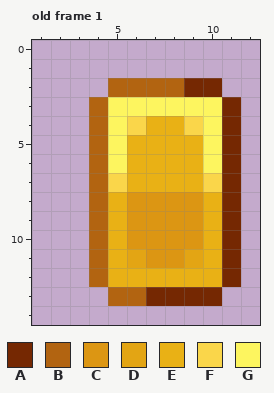
Pixel-art file: asprite/Items.ase. The picture above was drawn from the file before the commit.
16x16 pixels, 1 frame. Shown: old frame 1: x 1..12, y 0..14. The commit also changed other frames, which this record leaves out.
Palette (. is transparent): A #752802  B #b26411  C #dc9613  D #e3a514  E #e9b115  F #fad64a  G #fdf55f
After the commit:
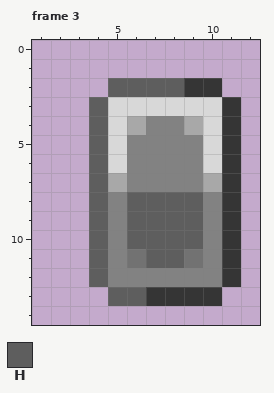
Colours new in this view: H #5e5e5e
A new or re-ordered frame is compared with the old frame closest to it.
Change:
frames 1 -> 4
colour A: #752802 -> #353535
colour D: #e3a514 -> #727272
colour E: #e9b115 -> #828282
colour F: #fad64a -> #a8a8a8
colour G: #fdf55f -> #d8d8d8
Changed rows in their new state; - is a pixel that keeps its letter.
Frame 3 is new; against old frame 1:
first column x 4:
 2 -HHHH-
 3 H-----
 4 H-----
 5 H-----
 6 H-----
 7 H-----
 8 H-HHHH
 9 H-HHHH
10 H-HHHH
11 H--HH-
12 H-----
13 -HH---
Boxes around the changes in both pictures, in picture pixels (x1, y1, x2, y2):
changed: (89, 78, 241, 306)
